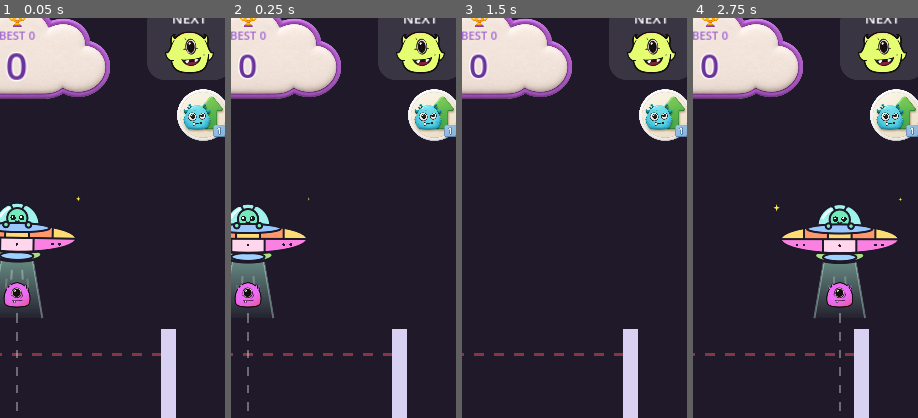
Above: before the commit, frames 1-4 (left to right).
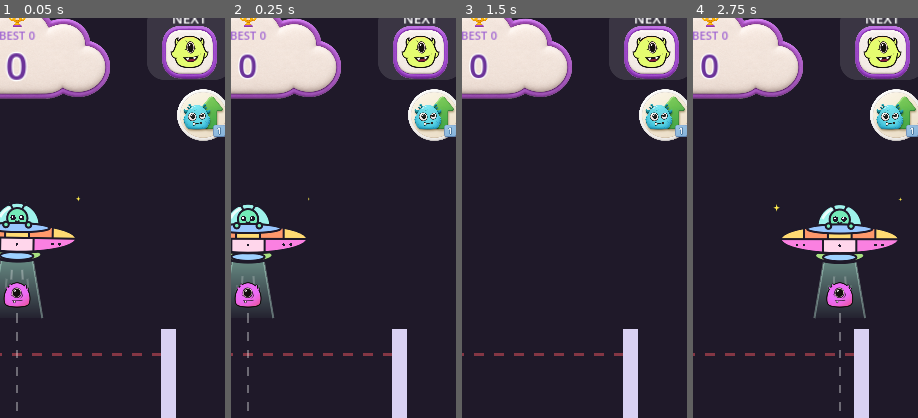
Above: after the commit, the same moments.

Repository: vickyraut212-boop/MonsterMerageGame
Game: Godot game, scene res://scenes/main.tscn
Same seed, same stepped clock (60 frames per second), same inputs: the game is played once before the commit and once after it.
Inputs (mouse positions are % of the whole screen's width and height, from its top left):
- Up to frame 1 (0.05 s): no input
- Up to frame 2 (0.25 s): no input
- Up to frame 3 (1.5 s): click (9, 15) at 0.5 s; click (22, 15) at 1.25 s
- Up to frame 4 (2.75 s): click (91, 15) at 2 s
The pictures show only the part of the screen within x 46-96%, y 3-53%; the shares and areas given below are measured in that part.

The runs differ from the first frame. In frame 1, 2.4% of the frame differs, in the area x 72-97%, y 2-16%; in frame 2, 2.4%; in frame 3, 2.4%; in frame 4, 2.4%.

Commit message:
Put vicky's purple rounded backing behind the Next preview
The backing sits inside the existing Next panel, and the preview
monster is a little smaller so it fits in the backing's white centre.

Co-Authored-By: Claude Opus 5.5 <noreply@anthropic.com>

Diff:
--- a/scenes/hud.tscn
+++ b/scenes/hud.tscn
@@ -7,6 +7,7 @@
 [ext_resource type="Texture2D" path="res://assets/ui/powerup_vanish.png" id="5_vanish"]
 [ext_resource type="Texture2D" path="res://assets/ui/powerup_blast.png" id="6_blast"]
 [ext_resource type="Texture2D" path="res://assets/ui/powerup_upgrade.png" id="7_upgrade"]
+[ext_resource type="Texture2D" path="res://assets/ui/next_backing.png" id="8_next_backing"]
 
 [sub_resource type="StyleBoxFlat" id="StyleBoxFlat_panel"]
 bg_color = Color(1, 1, 1, 0.12)
@@ -89,11 +90,21 @@
 horizontal_alignment = 1
 vertical_alignment = 1
 
+[node name="NextBacking" type="TextureRect" parent="NextPanel"]
+offset_left = 24.0
+offset_top = 33.0
+offset_right = 112.0
+offset_bottom = 118.0
+mouse_filter = 2
+texture = ExtResource("8_next_backing")
+expand_mode = 1
+stretch_mode = 5
+
 [node name="NextIcon" type="TextureRect" parent="NextPanel"]
-offset_left = 28.0
-offset_top = 36.0
-offset_right = 108.0
-offset_bottom = 116.0
+offset_left = 37.0
+offset_top = 44.0
+offset_right = 99.0
+offset_bottom = 106.0
 mouse_filter = 2
 expand_mode = 1
 stretch_mode = 5
Binary file added: assets/ui/next_backing.png
Not shown: 1 places in scenes/hud.tscn that only renumber resources
